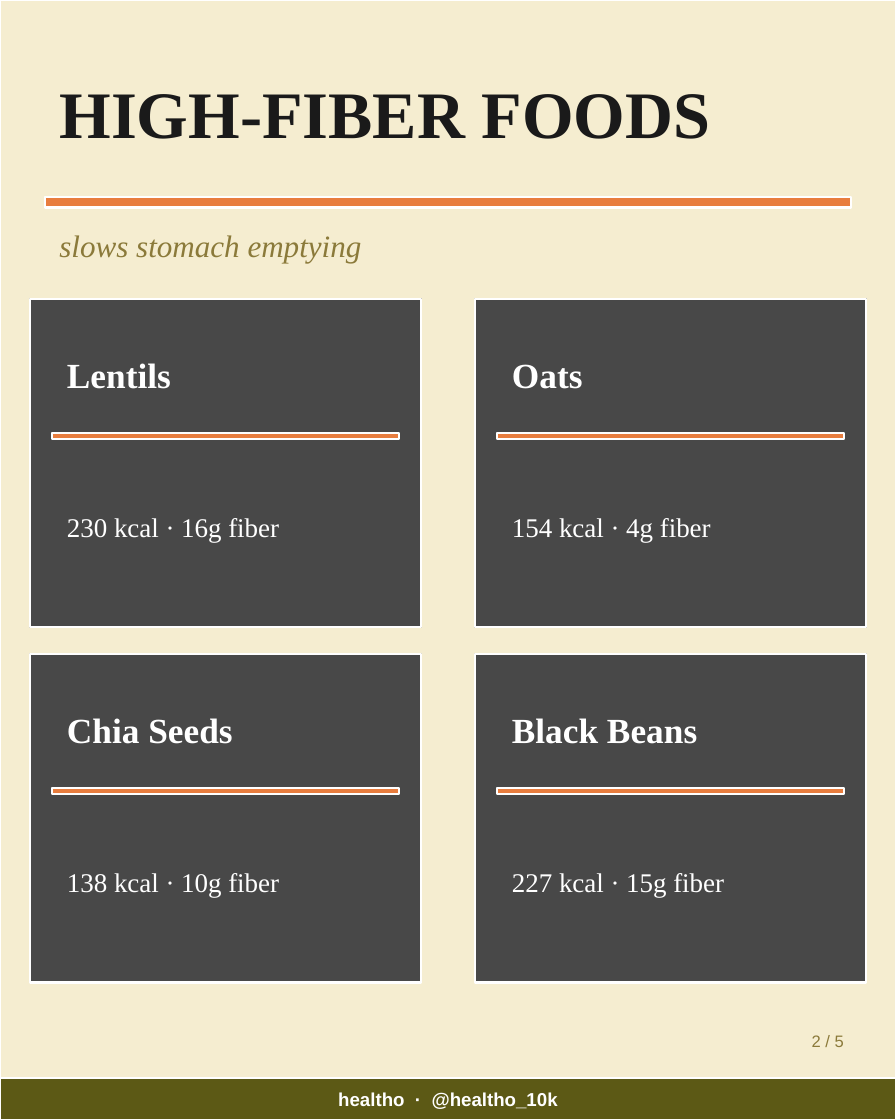
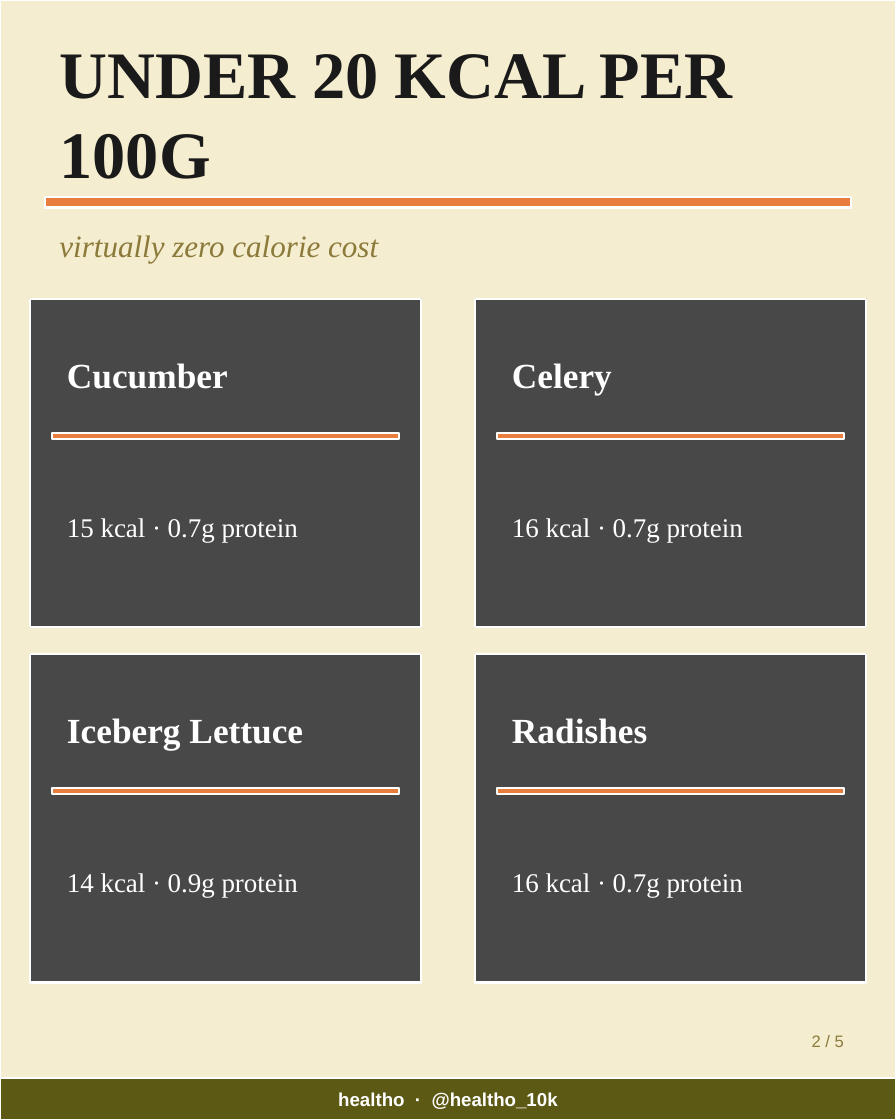
Before and after one commit to healtho-app/healtho, a slide deck: slide 2 of automation/output/latest-carousel.pptx. Drawn at 896x1120 pixels with LibreOffice and Linux fonts; fonts in the diff are those of the drawing; grey boxes stand for pictures. Boxes give left, top, right and bottom in pixels: in the first picture for what was removed or moved away, otherwise in the second. Text is boxed around its words. In the diff, an @@ line names an element or a change of style, - is before the commit and + after.

```diff
--- a/automation/output/latest-carousel.pptx
+++ b/automation/output/latest-carousel.pptx
@@ text at bbox=[59, 54, 733, 179]: text changed @@
-HIGH-FIBER FOODS
+UNDER 20 KCAL PER 100G
@@ text at bbox=[59, 235, 378, 263]: text changed @@
-slows stomach emptying
+virtually zero calorie cost
@@ text at bbox=[67, 363, 228, 389]: text changed @@
-Lentils
+Cucumber
@@ text at bbox=[512, 363, 612, 395]: text changed @@
-Oats
+Celery
@@ text at bbox=[67, 518, 298, 542]: text changed @@
-230 kcal · 16g fiber
+15 kcal · 0.7g protein
@@ text at bbox=[512, 518, 743, 542]: text changed @@
-154 kcal · 4g fiber
+16 kcal · 0.7g protein
@@ text at bbox=[67, 718, 303, 750]: text changed @@
-Chia Seeds
+Iceberg Lettuce
@@ text at bbox=[512, 718, 647, 744]: text changed @@
-Black Beans
+Radishes
@@ text at bbox=[67, 873, 298, 898]: text changed @@
-138 kcal · 10g fiber
+14 kcal · 0.9g protein
@@ text at bbox=[512, 873, 743, 898]: text changed @@
-227 kcal · 15g fiber
+16 kcal · 0.7g protein
```
Also in this commit, not shown: 4 other slides changed, 5 other files.
